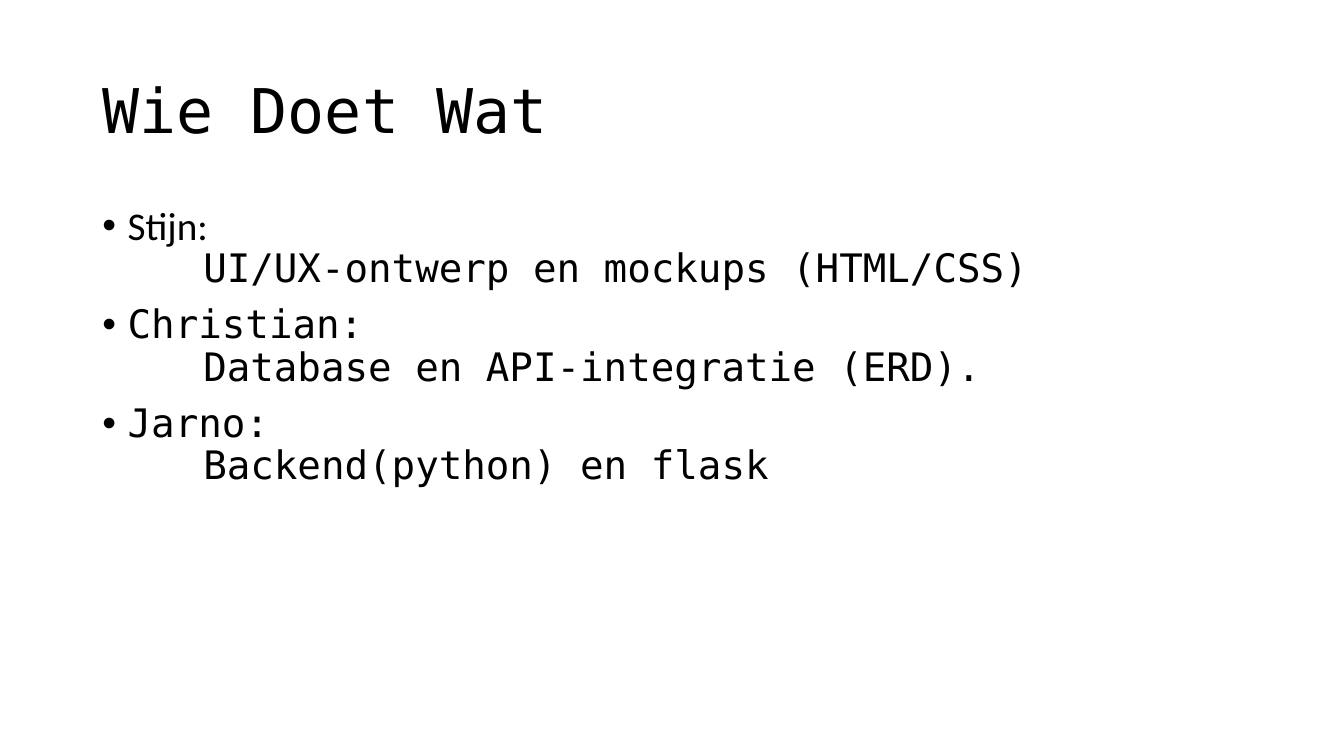
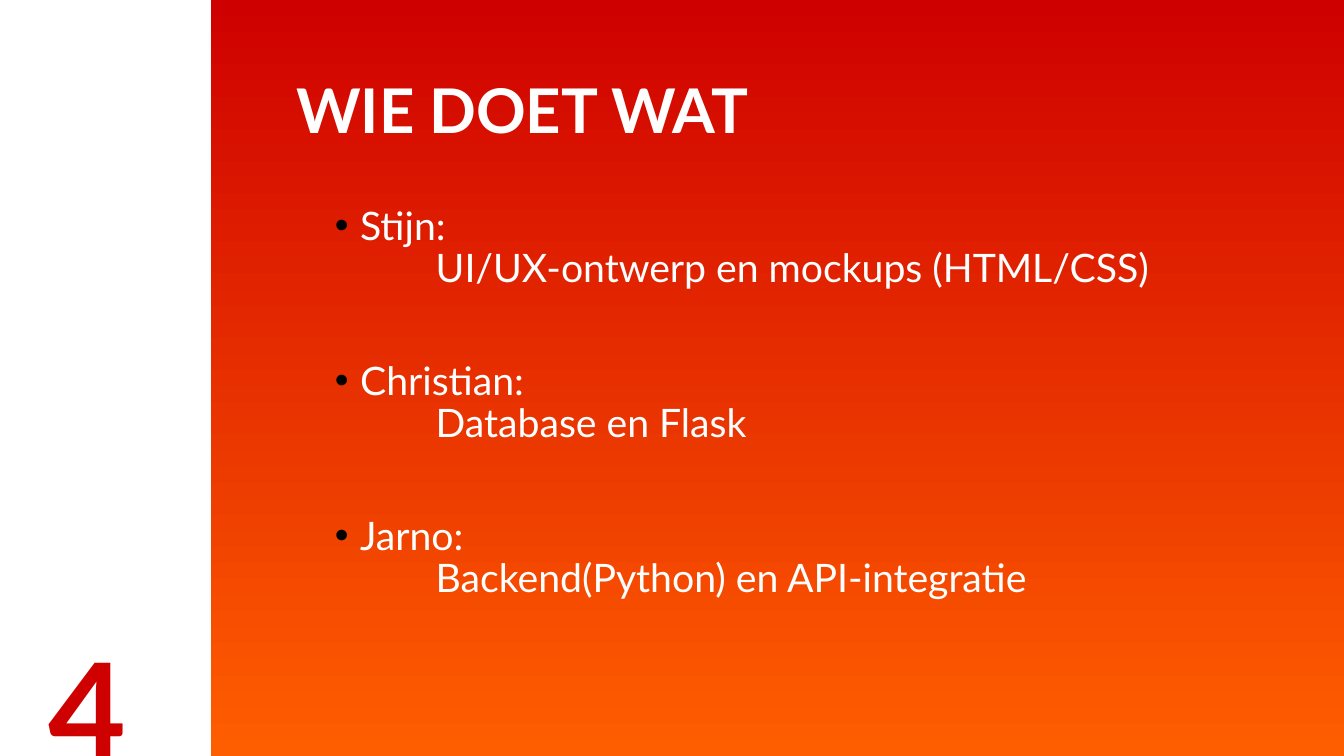
Before and after one commit to christianmesinas/famplan, a slide deck: slide 4 of presentatie/FamPlan pitch.odp. Drawn at 1344x756 pixels with LibreOffice and Linux fonts; fonts in the diff are those of the drawing. Boxes give left, top, right and bottom in pixels: in the first picture for what was removed or moved away, otherwise in the second. Text is boxed around its words. In the diff, an @@ line names an element or a change of style, - is before the commit and + after.

```diff
--- a/presentatie/FamPlan pitch.odp
+++ b/presentatie/FamPlan pitch.odp
@@ freeform shape added at (x1=211, y1=0, x2=1344, y2=756), fill gradient #FF5E00 to #CF0000 @@
@@ title at (x1=296, y1=88, x2=748, y2=134): text changed; font DejaVu Sans Mono to Lato; text colour #000000 to #FFFFFF; bold on @@
-Wie Doet Wat
+WIE DOET WAT
@@ text "Stijn: UI/UX-ontwerp en mockups (HTML/CSS)" moved from (x1=128, y1=213, x2=1028, y2=487) to (x1=360, y1=211, x2=1148, y2=599) @@
@@ text at (x1=360, y1=211, x2=1148, y2=289): font Calibri to Lato in "Stijn:"; font DejaVu Sans Mono to Lato in "UI/UX-ontwerp en mockups (HTML/CSS)"; text colour #000000 to #FFFFFF in "Stijn: UI/UX-ontwerp en mockups (HTML/CSS)" @@
@@ text at (x1=360, y1=366, x2=1026, y2=599): text changed; font DejaVu Sans Mono to Lato; text colour #000000 to #FFFFFF @@
-• Christian:
-  Database en API-integratie (ERD).
-• Jarno:
-  Backend(python) en flask
+• Christian:
+  Database en Flask
+• Jarno:
+  Backend(Python) en API-integratie
@@ text added at (x1=38, y1=615, x2=180, y2=756), 96 pt, text #CF0000, bold @@
+4
```
Also in this commit, not shown: 9 other slides changed.
